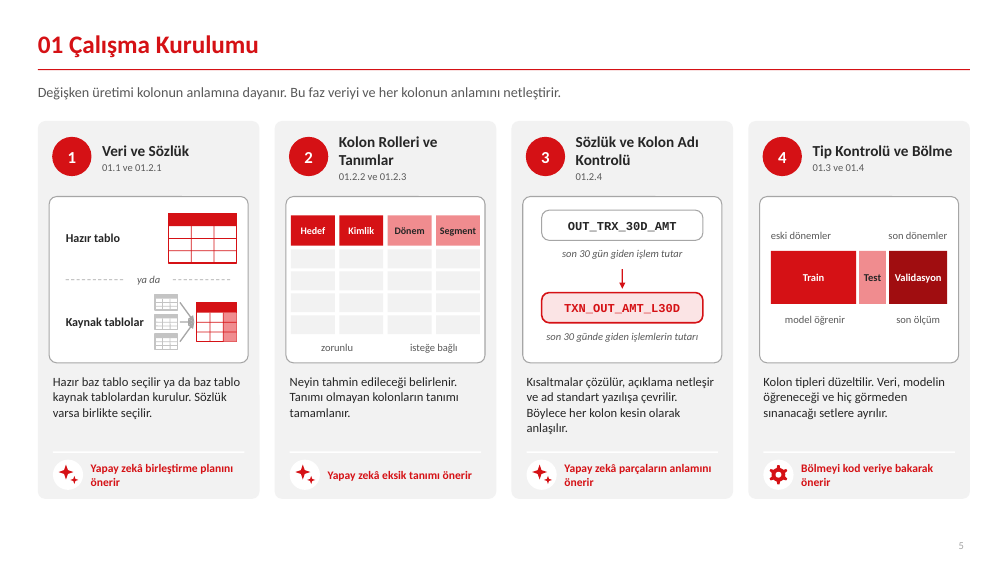
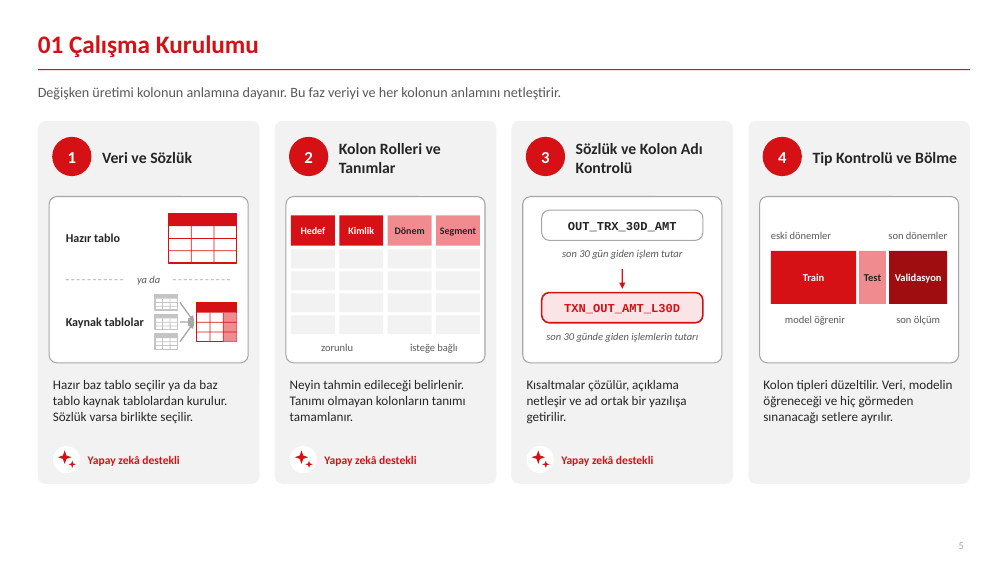
Before and after one commit to canmergen/amp, a slide deck: slide 5 of analitik_modelleme_platformu_GUNCEL/sunum/Platform_Sunum_Sade.pptx. Drawn at 1008x567 pixels with LibreOffice and Linux fonts; fonts in the diff are those of the drawing. Boxes give left, top, right and bottom in pixels: in the first picture for what was removed or moved away, otherwise in the second. Text is boxed around its words. In the diff, an @@ line names an element or a change of style, - is before the commit and + after.

```diff
--- a/analitik_modelleme_platformu_GUNCEL/sunum/Platform_Sunum_Sade.pptx
+++ b/analitik_modelleme_platformu_GUNCEL/sunum/Platform_Sunum_Sade.pptx
@@ rounded rectangle: place and size @@
-rounded rectangle at [38, 121, 259, 499]
+rounded rectangle at [38, 121, 259, 484]
@@ size 14.5 to 15 pt; less space between paragraphs in 4 elements at [576, 143, 703, 173], [813, 152, 957, 166], [339, 143, 441, 173], [102, 152, 192, 163] @@
@@ rounded rectangle: place and size @@
-rounded rectangle at [274, 121, 496, 499]
+rounded rectangle at [274, 121, 496, 484]
@@ rounded rectangle: place and size @@
-rounded rectangle at [511, 121, 733, 499]
+rounded rectangle at [511, 121, 733, 484]
@@ rounded rectangle: place and size @@
-rounded rectangle at [749, 121, 970, 499]
+rounded rectangle at [749, 121, 970, 484]
@@ text at [102, 164, 162, 171]: paragraph removed @@
-01.1 ve 01.2.1
@@ text at [339, 173, 407, 180]: paragraph removed @@
-01.2.2 ve 01.2.3
@@ text at [576, 173, 602, 180]: paragraph removed @@
-01.2.4
@@ text at [813, 164, 865, 171]: paragraph removed @@
-01.3 ve 01.4
@@ text at [527, 380, 687, 424]: text changed; size 12 to 12.5 pt @@
-Kısaltmalar çözülür, açıklama netleşir ve ad standart yazılışa çevrilir. Böylece her kolon kesin olarak anlaşılır.
+Kısaltmalar çözülür, açıklama netleşir ve ad ortak bir yazılışa getirilir.
@@ size 12 to 12.5 pt in 3 elements at [53, 380, 228, 423], [290, 380, 466, 421], [763, 380, 953, 424] @@
@@ 6 stars, 3 ellipses: place and size @@
-6 stars, 3 ellipses at [53, 460, 557, 490]
+6 stars, 3 ellipses at [53, 446, 554, 473]
@@ line removed from (53, 452) to (244, 452) @@
@@ text at [88, 456, 179, 466]: text changed @@
-Yapay zekâ birleştirme planını önerir
+Yapay zekâ destekli
@@ line removed from (290, 452) to (482, 452) @@
@@ text at [324, 456, 416, 466]: text changed @@
-Yapay zekâ eksik tanımı önerir
+Yapay zekâ destekli
@@ line removed from (526, 452) to (718, 452) @@
@@ text at [561, 456, 653, 466]: text changed @@
-Yapay zekâ parçaların anlamını önerir
+Yapay zekâ destekli
@@ ellipse removed at [764, 460, 794, 490] @@
@@ gear removed at [769, 465, 789, 485] @@
@@ ellipse removed at [776, 472, 782, 478] @@
@@ text removed at [801, 464, 933, 486] @@
-Bölmeyi kod veriye bakarak önerir
```
Also in this commit, not shown: 4 other slides changed, 1 slide added, 1 slide removed, 3 other files.
